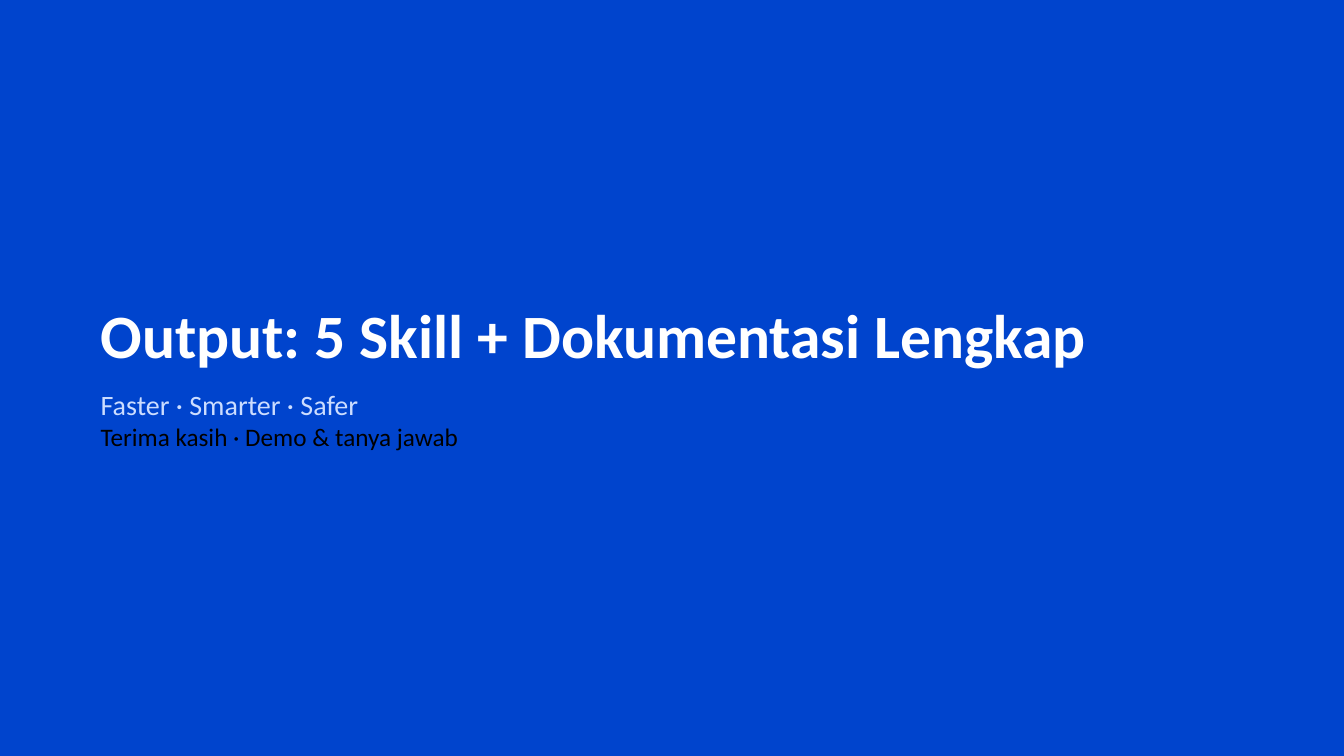
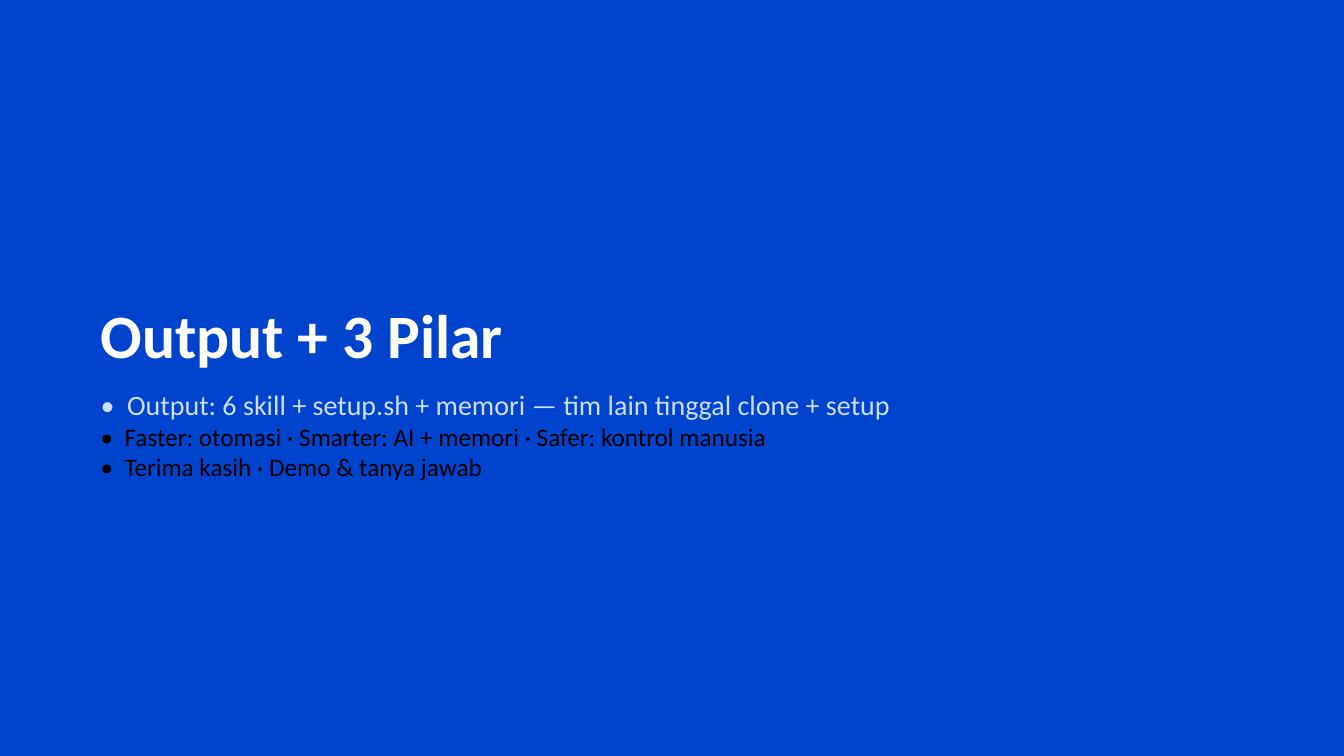
Before and after one commit to dhenta312/hackathon-appraisal, a slide deck: slide 10 of Presentasi-Penilaian-Kinerja.pptx. Drawn at 1344x756 pixels with LibreOffice and Linux fonts; fonts in the diff are those of the drawing. Boxes give left, top, right and bottom in pixels: in the first picture for what was removed or moved away, otherwise in the second. Text is boxed around its words. In the diff, an @@ line names an element or a change of style, - is before the commit and + after.

```diff
--- a/Presentasi-Penilaian-Kinerja.pptx
+++ b/Presentasi-Penilaian-Kinerja.pptx
@@ text at (101,314,890,481): text changed; size 44 to 18 pt; text colour #FFFFFF to #000000 @@
-Output: 5 Skill + Dokumentasi Lengkap
-Faster · Smarter · Safer
-Terima kasih · Demo & tanya jawab
+Output + 3 Pilar
+• Output: 6 skill + setup.sh + memori — tim lain tinggal clone + setup
+• Faster: otomasi · Smarter: AI + memori · Safer: kontrol manusia
+• Terima kasih · Demo & tanya jawab
```
Also in this commit, not shown: 6 other slides changed, 1 slide added, 1 slide removed, 2 other files.
